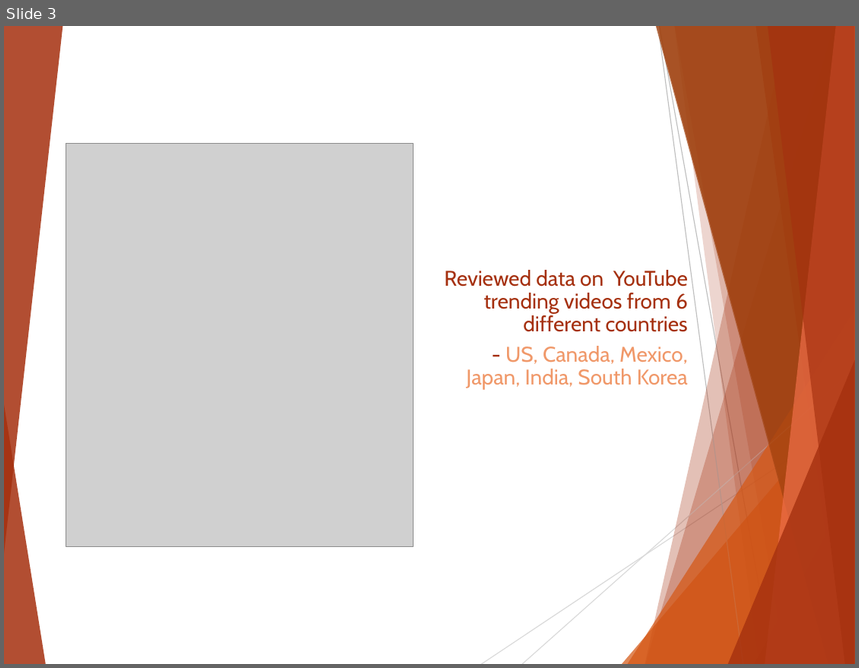
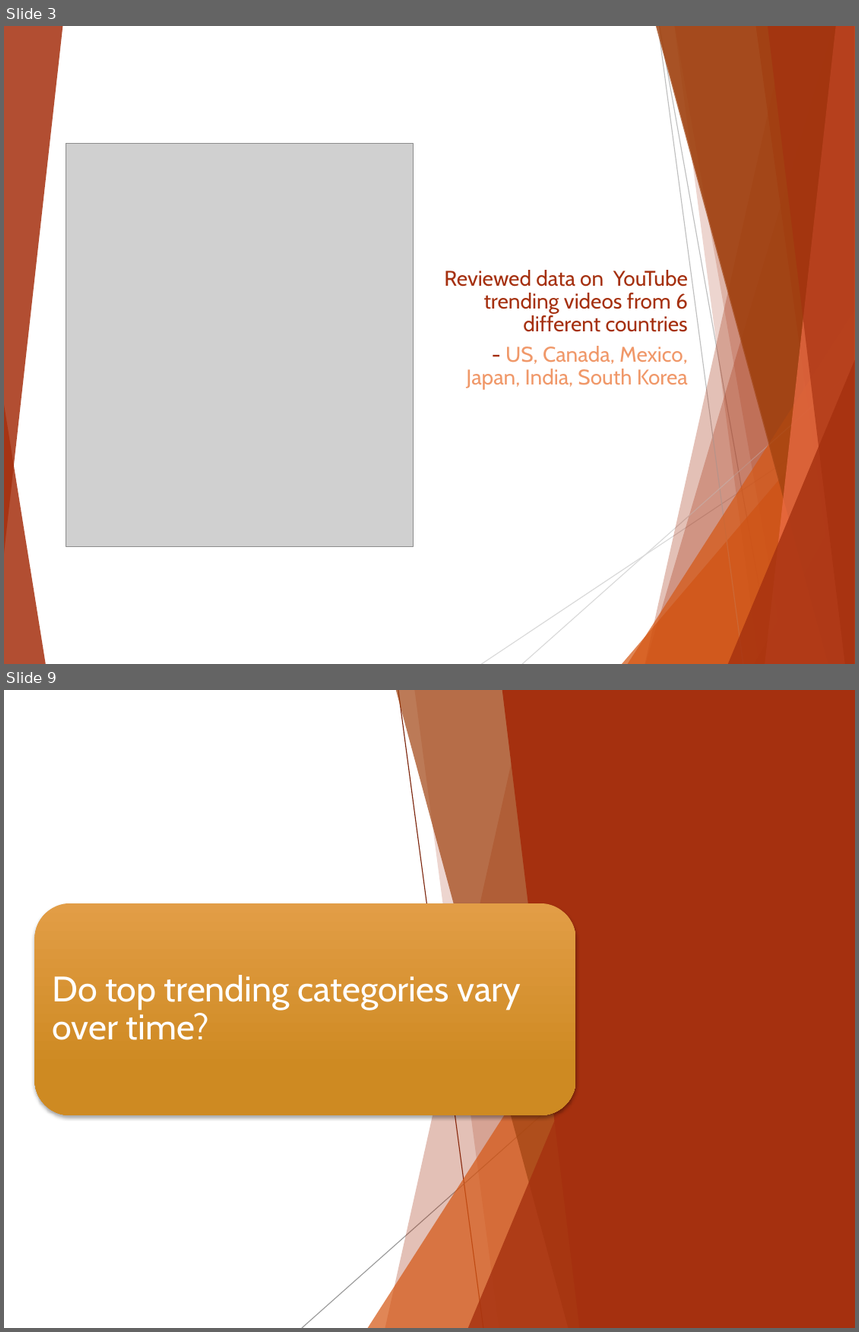
Before and after one commit to wabuge10/Project_One, a slide deck: Project 1 Presentation.pptx. Shown one above the other, each under a label of ours: slide 3 before the commit, slides 3 and 9 after it; the slides between them are not shown. The pictures are 859x668 and 859x1332 pixels, drawn with LibreOffice and Linux fonts; fonts in the diff are those of the drawing; grey boxes stand for pictures. Boxes give left, top, right and bottom in pixels: in the first picture for what was removed or moved away, otherwise in the second. Text is boxed around its words. In the diff, an @@ line names an element or a change of style, - is before the commit and + after.

```diff
--- a/Project 1 Presentation.pptx
+++ b/Project 1 Presentation.pptx
@@ slide 9 added at (x1=4, y1=690, x2=855, y2=1328), background #FFFFFF; not listed: 10 template elements that a slide beside it also shows @@
@@ group added at (x1=4, y1=690, x2=855, y2=1328): 5 freeform shapes, 3 triangles, 2 lines @@
@@ rectangle added at (x1=4, y1=690, x2=855, y2=1328), fill #FFFFFF @@
@@ freeform shape added at (x1=502, y1=690, x2=855, y2=1328), fill #A5300F @@
@@ rounded rectangle added at (x1=34, y1=904, x2=576, y2=1116), fill gradient #E29E46 to #CE8B22 @@
@@ text added at (x1=52, y1=975, x2=522, y2=1040), 30 pt, text #FFFFFF @@
+Do top trending categories vary over time?
@@ group added at (x1=302, y1=690, x2=635, y2=1328): 3 freeform shapes, 2 lines, 2 triangles @@
```
Also in this commit, not shown: 3 slides changed, 10 other slides added, 1 slide removed, 2 other files.
